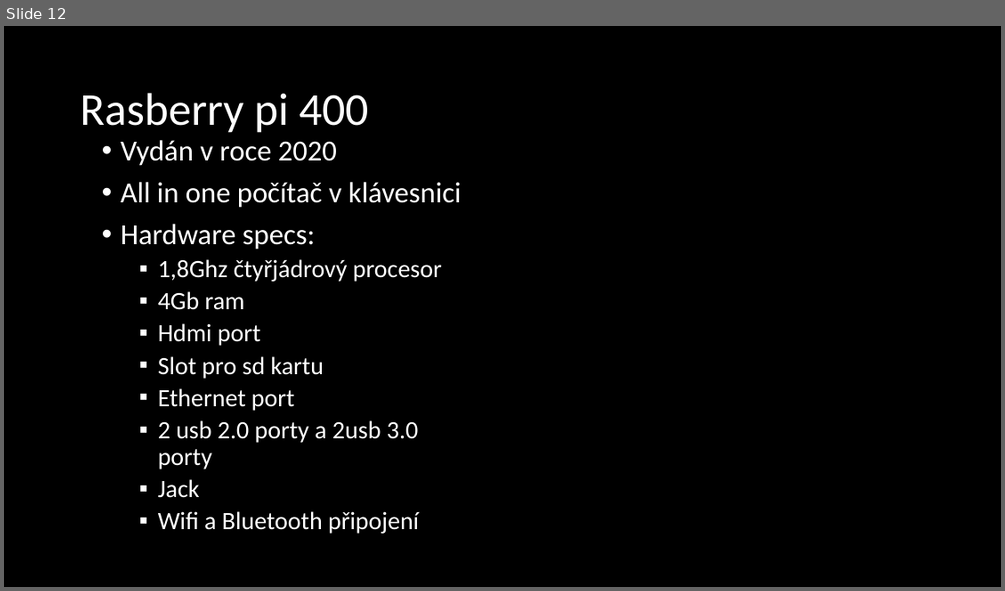
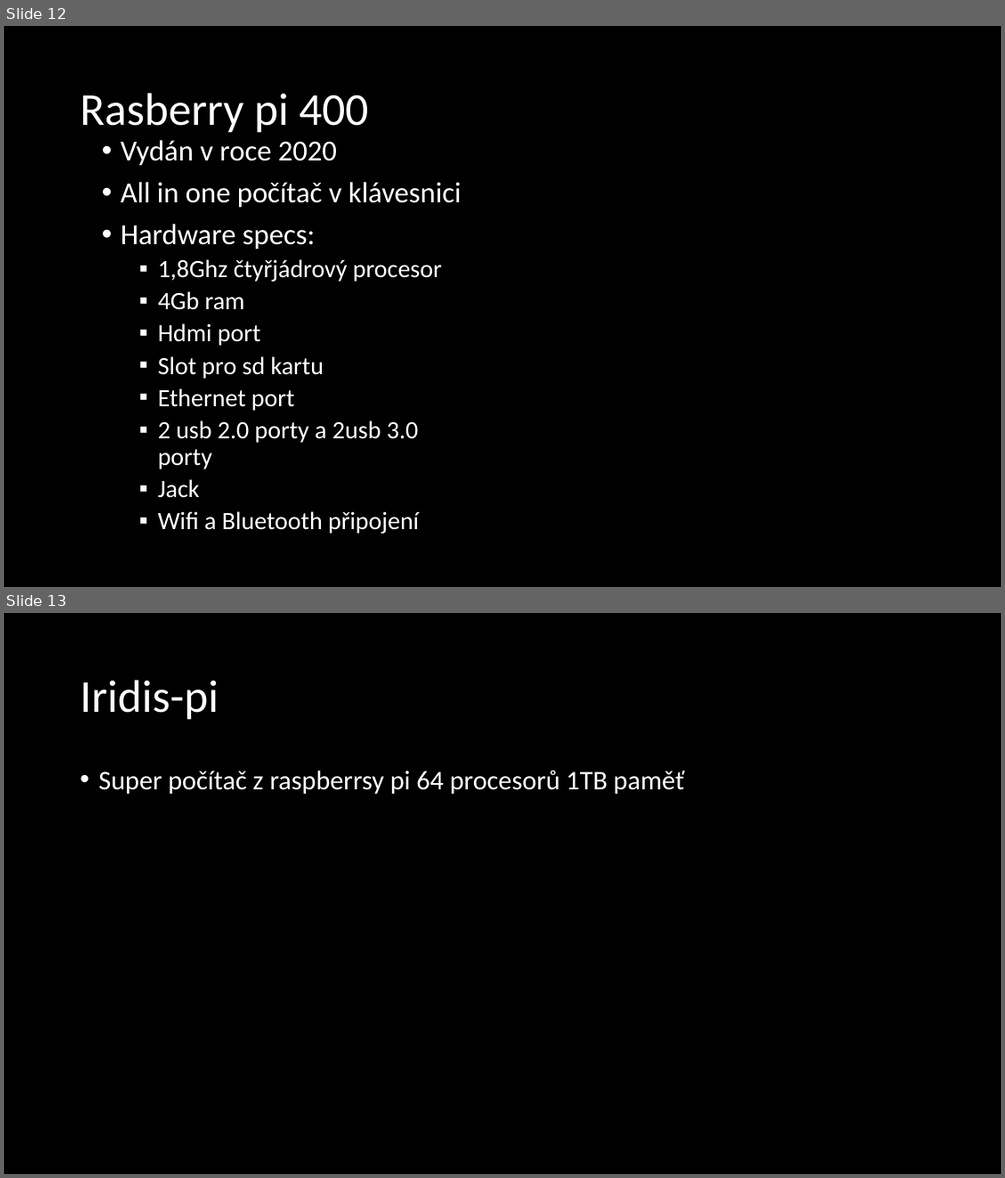
Before and after one commit to rfc79/Prezentace, a slide deck: formánek.ppsx. Shown one above the other, each under a label of ours: slide 12 before the commit, slides 12 and 13 after it. The pictures are 1005x591 and 1005x1178 pixels, drawn with LibreOffice and Linux fonts; fonts in the diff are those of the drawing. Boxes give left, top, right and bottom in pixels: in the first picture for what was removed or moved away, otherwise in the second. Text is boxed around its words. In the diff, an @@ line names an element or a change of style, - is before the commit and + after.

```diff
--- a/formánek.ppsx
+++ b/formánek.ppsx
@@ slide 13 added at (4, 613, 1001, 1174), background #000000 @@
@@ title added at (80, 680, 218, 720), 44 pt, text #FFFFFF @@
+Iridis-pi
@@ text added at (98, 770, 685, 794), 25.9 pt, text #FFFFFF @@
+• Super počítač z raspberrsy pi 64 procesorů 1TB paměť
```
Also in this commit, not shown: 3 slides changed, 4 other slides added, 1 slide removed, 1 other file.
